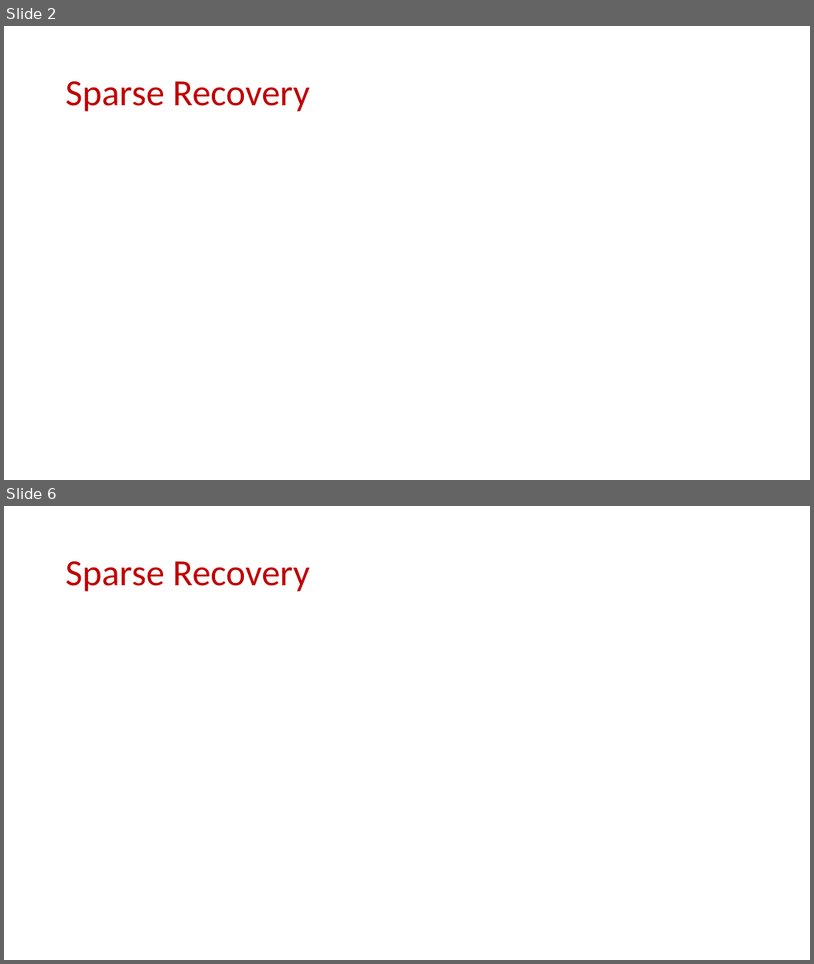
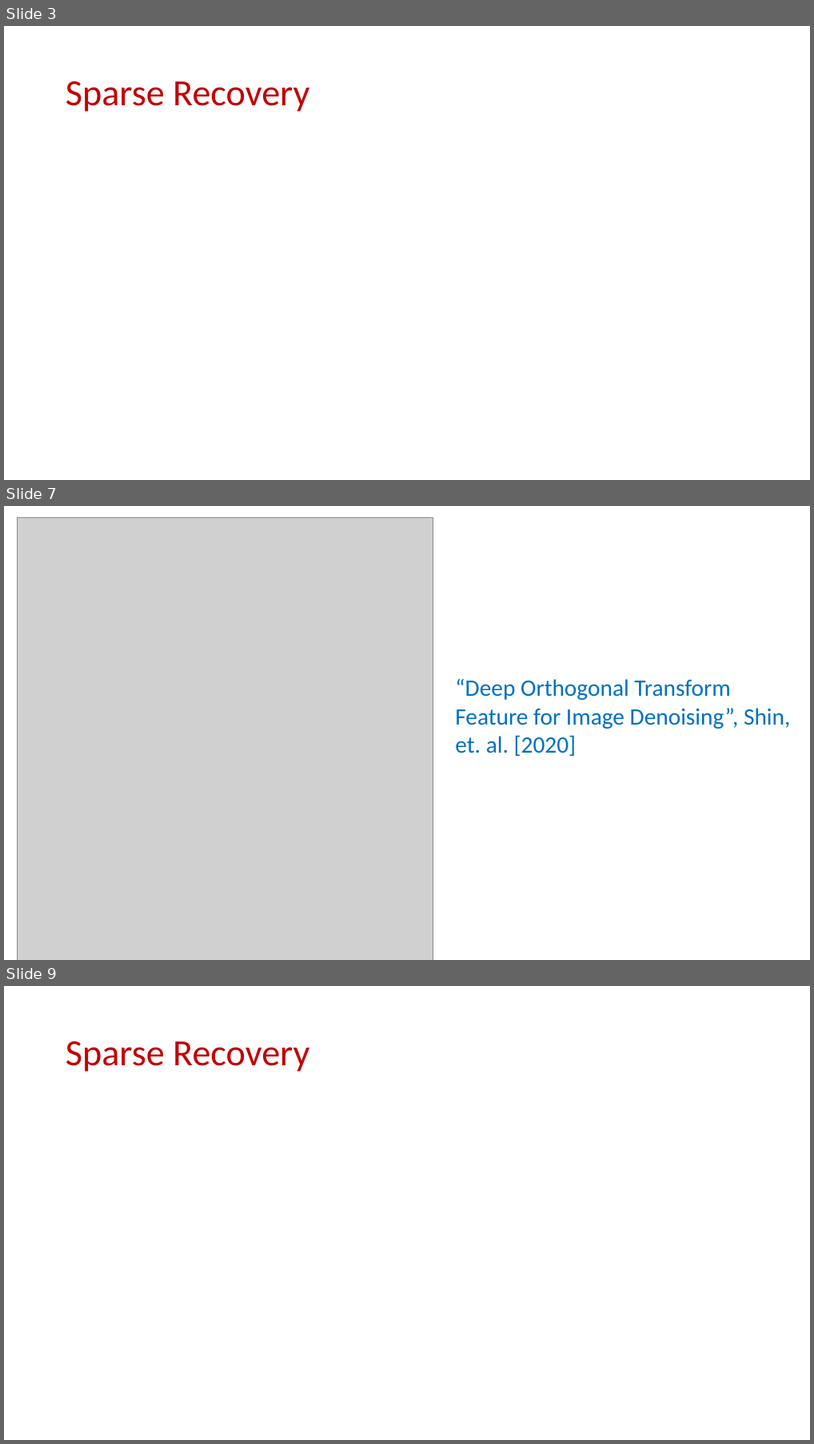
Before and after one commit to samsonzhou/samsonzhou.github.io, a slide deck: CSCE689-23/L15.pptx. Shown one above the other, each under a label of ours: slides 2 and 6 before the commit, slides 3, 7 and 9 after it; the slides between them are not shown. The pictures are 814x964 and 814x1444 pixels, drawn with LibreOffice and Linux fonts; fonts in the diff are those of the drawing; grey boxes stand for pictures. Boxes give left, top, right and bottom in pixels: in the first picture for what was removed or moved away, otherwise in the second. Text is boxed around its words. In the diff, an @@ line names an element or a change of style, - is before the commit and + after.

```diff
--- a/CSCE689-23/L15.pptx
+++ b/CSCE689-23/L15.pptx
@@ slide 7 added at (x1=4, y1=506, x2=810, y2=960), background #FFFFFF @@
@@ picture added at (x1=18, y1=517, x2=433, y2=960) @@
@@ text added at (x1=455, y1=679, x2=790, y2=756), 28 pt, text #0070C0 @@
+“Deep Orthogonal Transform Feature for Image Denoising”, Shin, et. al. [2020]
@@ what was slide 2 is now slide 3 @@
@@ what was slide 6 is now slide 9 @@
```
Also in this commit, not shown: 3 slides changed, 4 other slides added, 2 other files.
